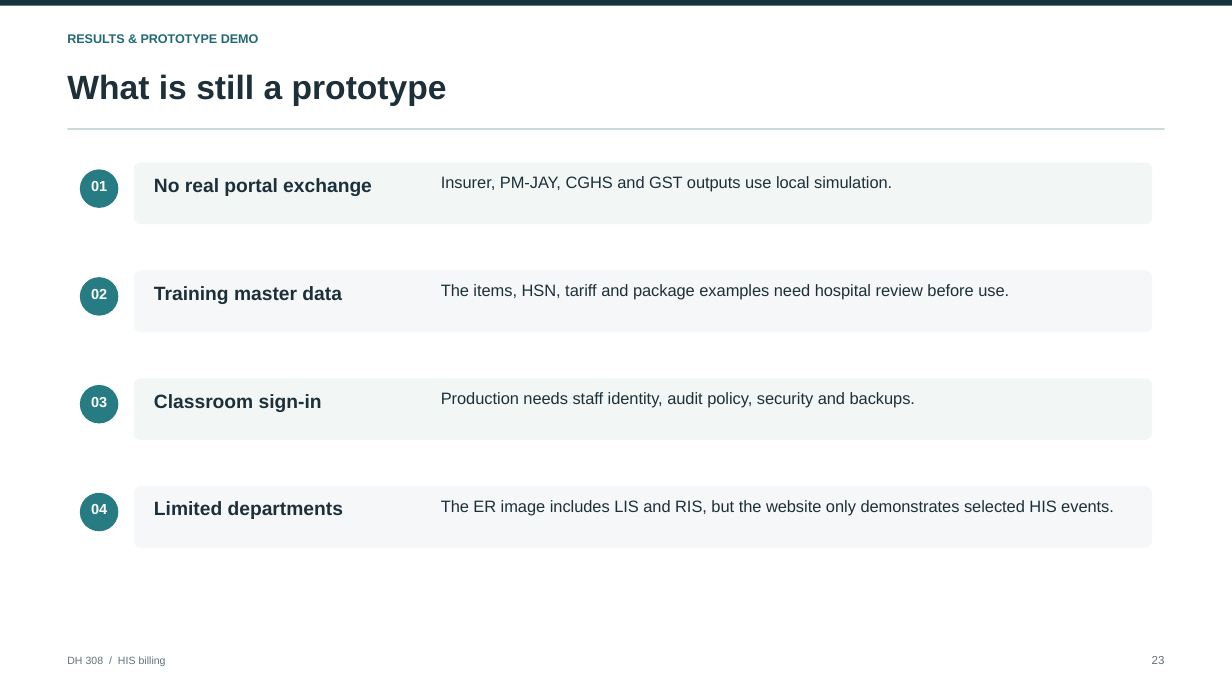
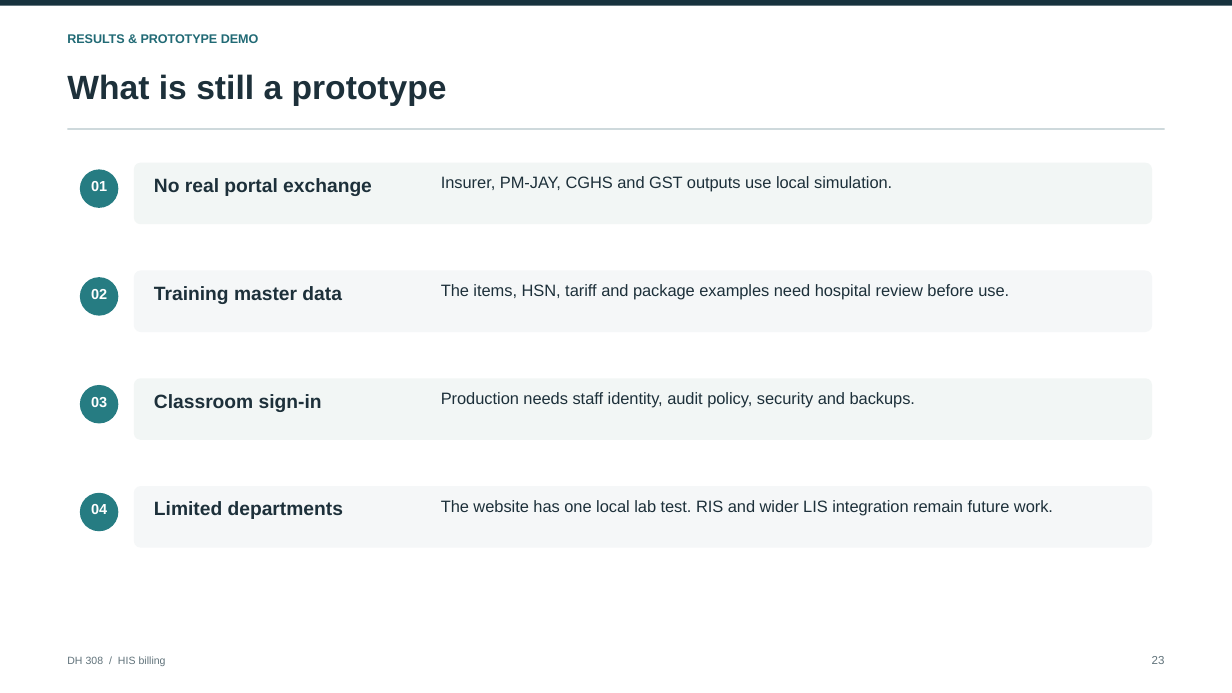
Before and after one commit to Osama-Bin-Lagging/tiveri-billing, a slide deck: slide 23 of presentation/DH308_HIS_Billing_Final.pptx. Drawn at 1232x693 pixels with LibreOffice and Linux fonts; fonts in the diff are those of the drawing. Boxes give left, top, right and bottom in pixels: in the first picture for what was removed or moved away, otherwise in the second. Text is boxed around its words. In the diff, an @@ line names an element or a change of style, - is before the commit and + after.

```diff
--- a/presentation/DH308_HIS_Billing_Final.pptx
+++ b/presentation/DH308_HIS_Billing_Final.pptx
@@ text at [441,500,1053,515]: text changed @@
-The ER image includes LIS and RIS, but the website only demonstrates selected HIS events.
+The website has one local lab test. RIS and wider LIS integration remain future work.
```
Also in this commit, not shown: 10 other slides changed, 9 other files.
